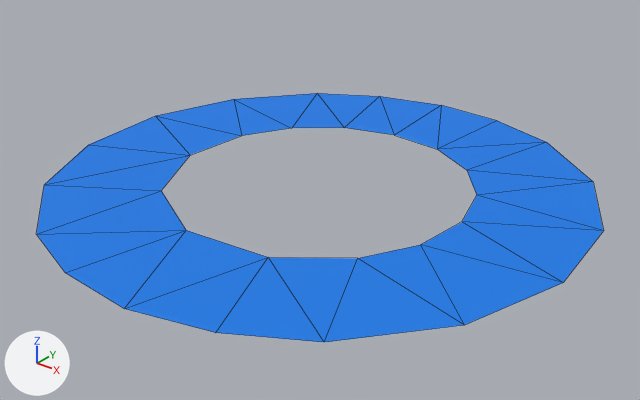
An edit to the FBX model Assets/Models/cursor.fbx, drawn before and after from the same camera.
Before and after are seen from a 50 mm lens placed at (1.847, -2.307, 1.368), pointed at (0.039, -0.046, -0.034). The lights are fixed; the arrows at lower left show +X, +Y and +Z. Mesh edges are drawn as thin lines. Where no turn or scale is listed for an object, it has been applied to the vertices.

Before the edit, the objects in view are built like this:
```python
me_cylinder = bpy.data.meshes.new('Cylinder')
me_cylinder.from_pydata(...)  # 32 vertices, 32 faces; spans x -1.0..1.0, y -1.0..1.0, z -0.13
me_cylinder.materials.append(mat_cursormat)  # blue #007ae7
ob_cylinder = bpy.data.objects.new('Cylinder', me_cylinder)
ob_cylinder.location = (0.0, 0.0, 0.131)
```
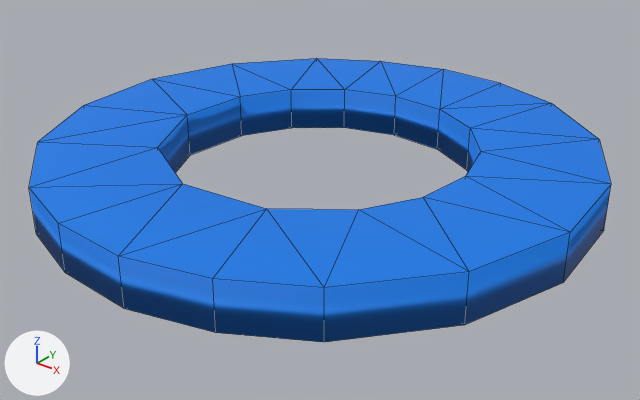
Location of each change, (x1, y1, x2, y2) in pixels of the pictures (640 x 400 px):
'Cylinder', reshaped (14% taller)
    before: (36, 93, 604, 342)
    after: (29, 58, 611, 342)
part 1 of me_cylinder, added (blue)
    after: (29, 58, 611, 342)

Edits to the bpy script that builds the scene:
```text
Change me_cylinder:
    used by ob_cylinder; location = (0.0, 0.0, 0.131)
    remove me_cylinder.from_pydata(...)  # 32 vertices, 32 faces; spans x -1.0..1.0, y -1.0..1.0, z -0.13
    add me_cylinder.from_pydata(...)  # 64 vertices, 96 faces; spans x -1.0..1.0, y -1.0..1.0, z -0.13..0.04
    me_cylinder part 1
    32 new vertices lie (0.0, 0.0, 0.17) away from vertices in x -1.0..1.0, y -1.0..1.0, z -0.13
    64 new faces join them
```
